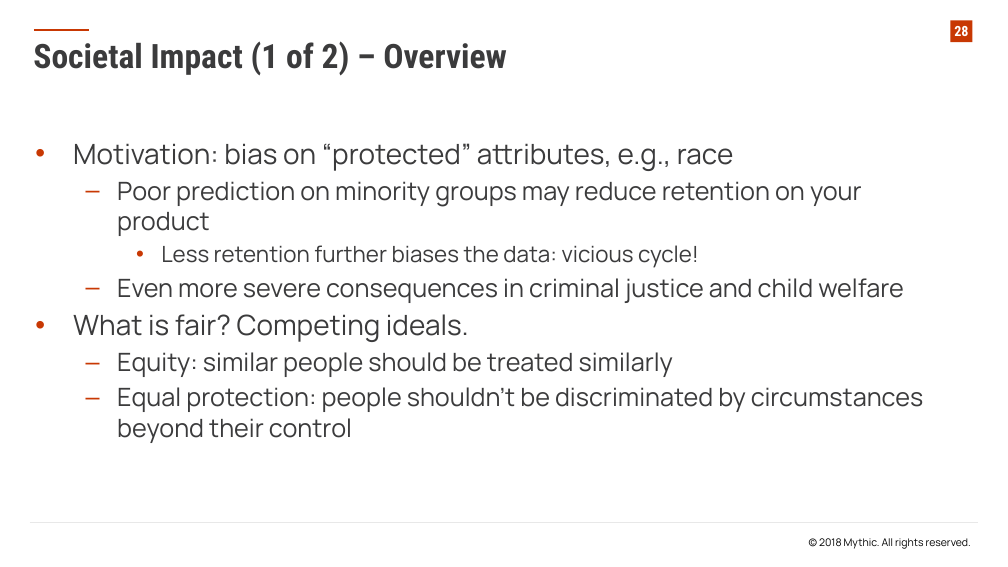
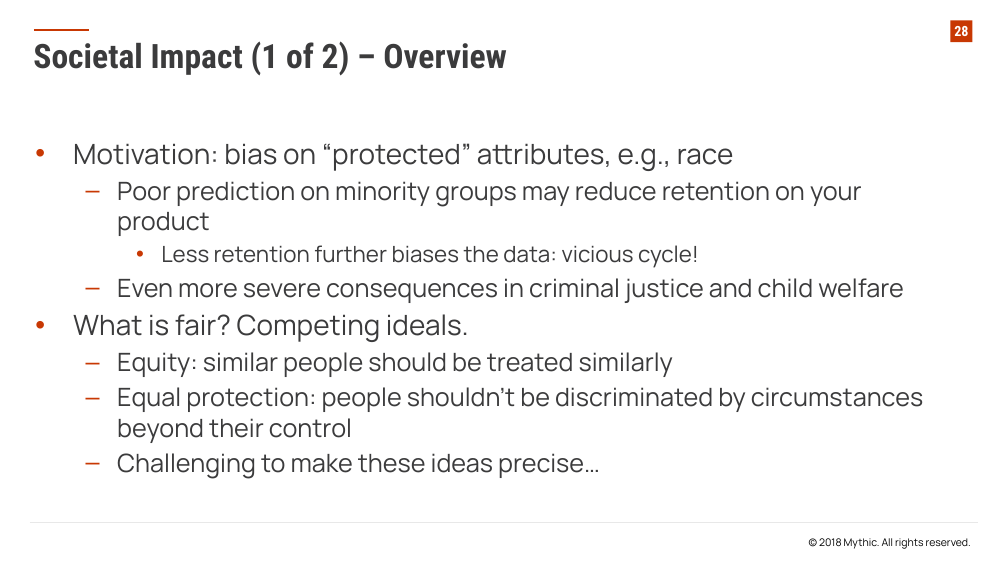
Before and after one commit to EbTech/ICML-2018, a slide deck: slide 28 of ICML 2018 Presentation.pptx. Drawn at 1008x567 pixels with LibreOffice and Linux fonts; fonts in the diff are those of the drawing; background and template pictures are left out. Boxes give left, top, right and bottom in pixels: in the first picture for what was removed or moved away, otherwise in the second. Text is boxed around its words. In the diff, an @@ line names an element or a change of style, - is before the commit and + after.

```diff
--- a/ICML 2018 Presentation.pptx
+++ b/ICML 2018 Presentation.pptx
@@ text at (x1=117, y1=453, x2=600, y2=479): paragraph added @@
+  – Challenging to make these ideas precise…
```
Also in this commit, not shown: 6 other slides changed.
